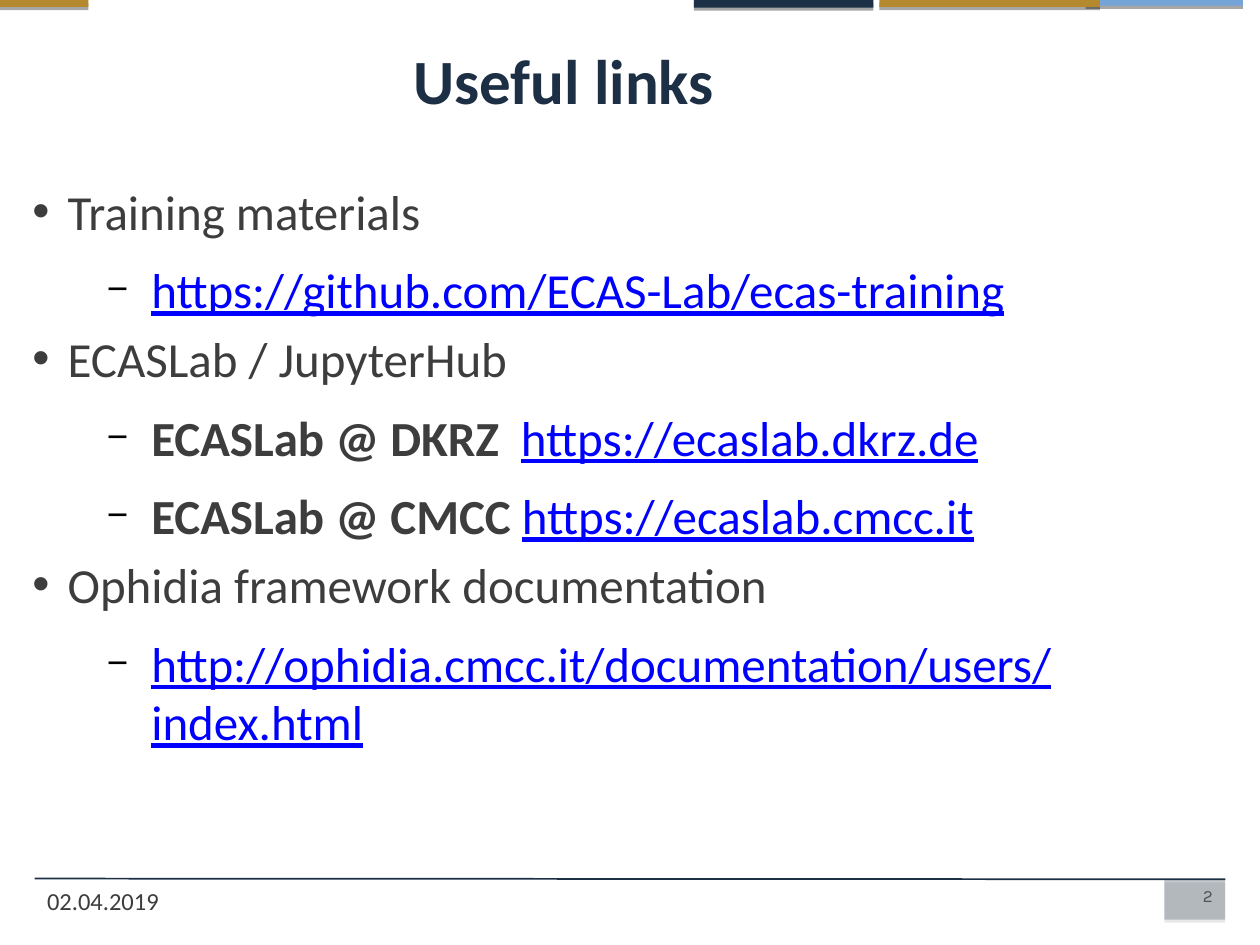
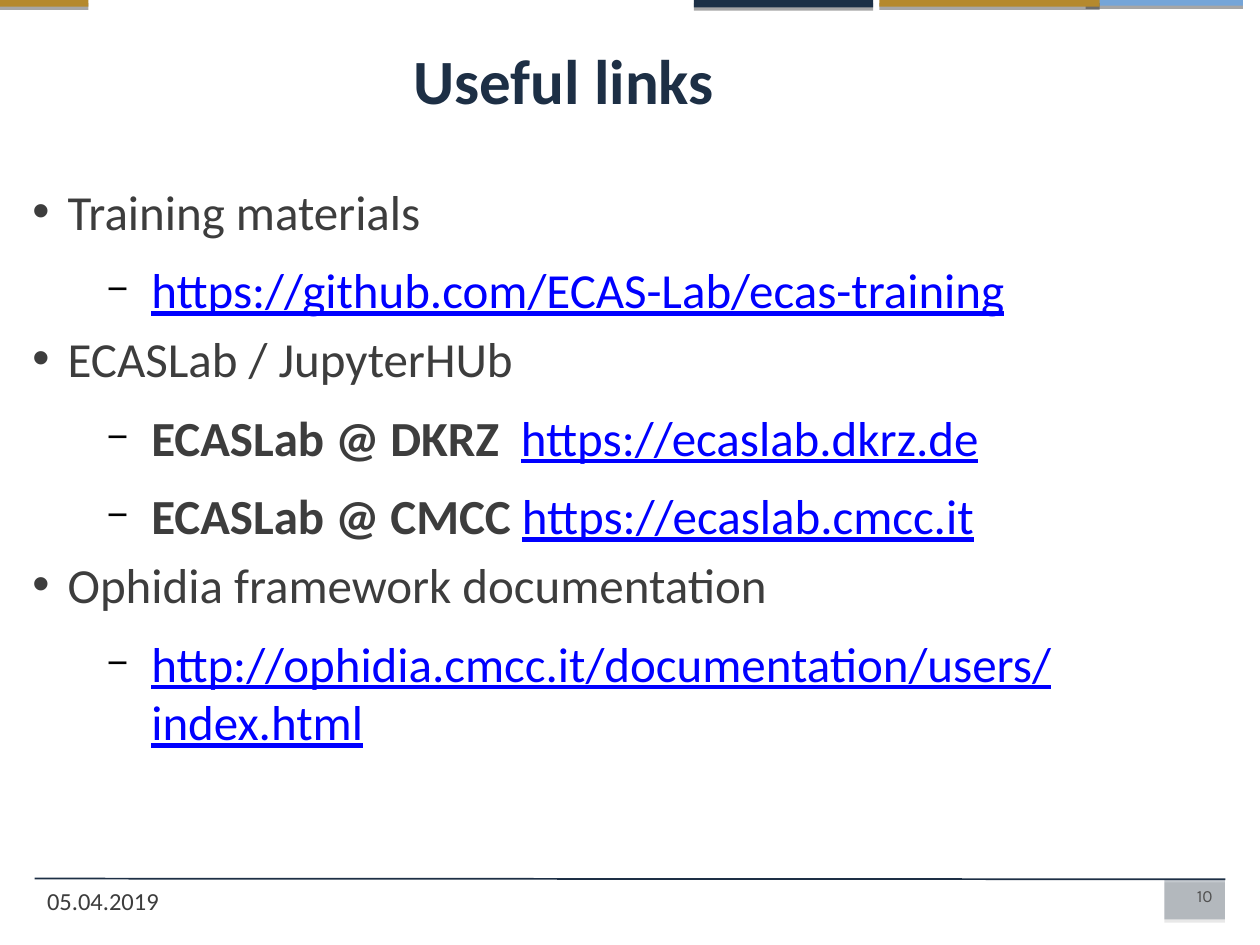
Before and after one commit to ECAS-Lab/ecas-training, a slide deck: slide 10 of egu_2019/slides/ecas_presentation_egu19.pptx (slide 2 before the commit). Drawn at 1260x945 pixels with LibreOffice and Linux fonts; fonts in the diff are those of the drawing; background and template pictures are left out. Boxes give left, top, right and bottom in pixels: in the first picture for what was removed or moved away, otherwise in the second. Text is boxed around its words. In the diff, an @@ line names an element or a change of style, - is before the commit and + after.

```diff
--- a/egu_2019/slides/ecas_presentation_egu19.pptx
+++ b/egu_2019/slides/ecas_presentation_egu19.pptx
@@ text at box(68, 343, 513, 385): text changed @@
-• ECASLab / JupyterHub
+• ECASLab / JupyterHUb
@@ text at box(47, 894, 159, 910): text changed @@
-02.04.2019
+05.04.2019
@@ page number at box(1197, 891, 1213, 902): text changed @@
-2
+10
```
Also in this commit, not shown: 7 other slides changed, 3 slides added, 1 other file.
